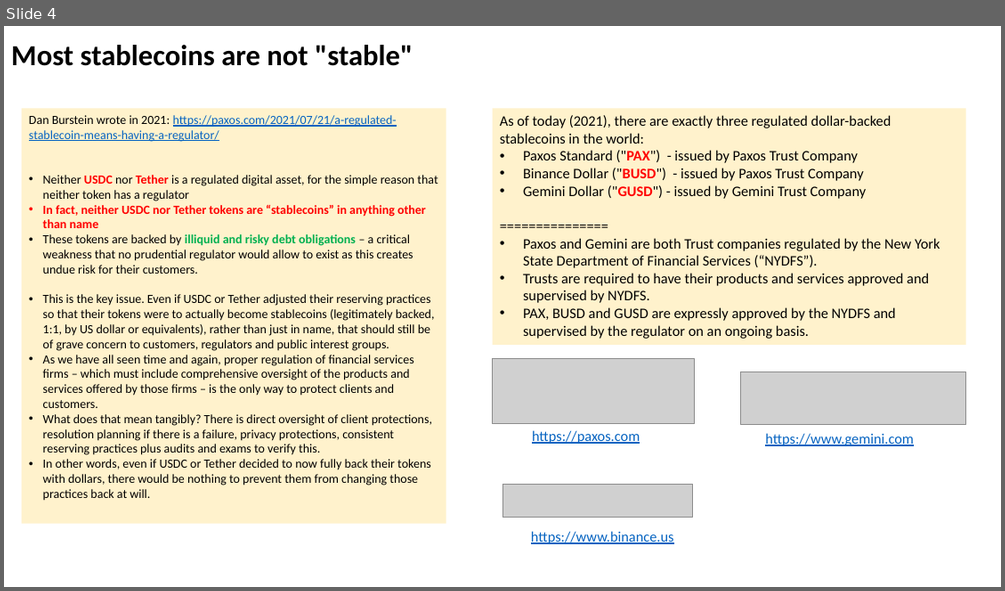
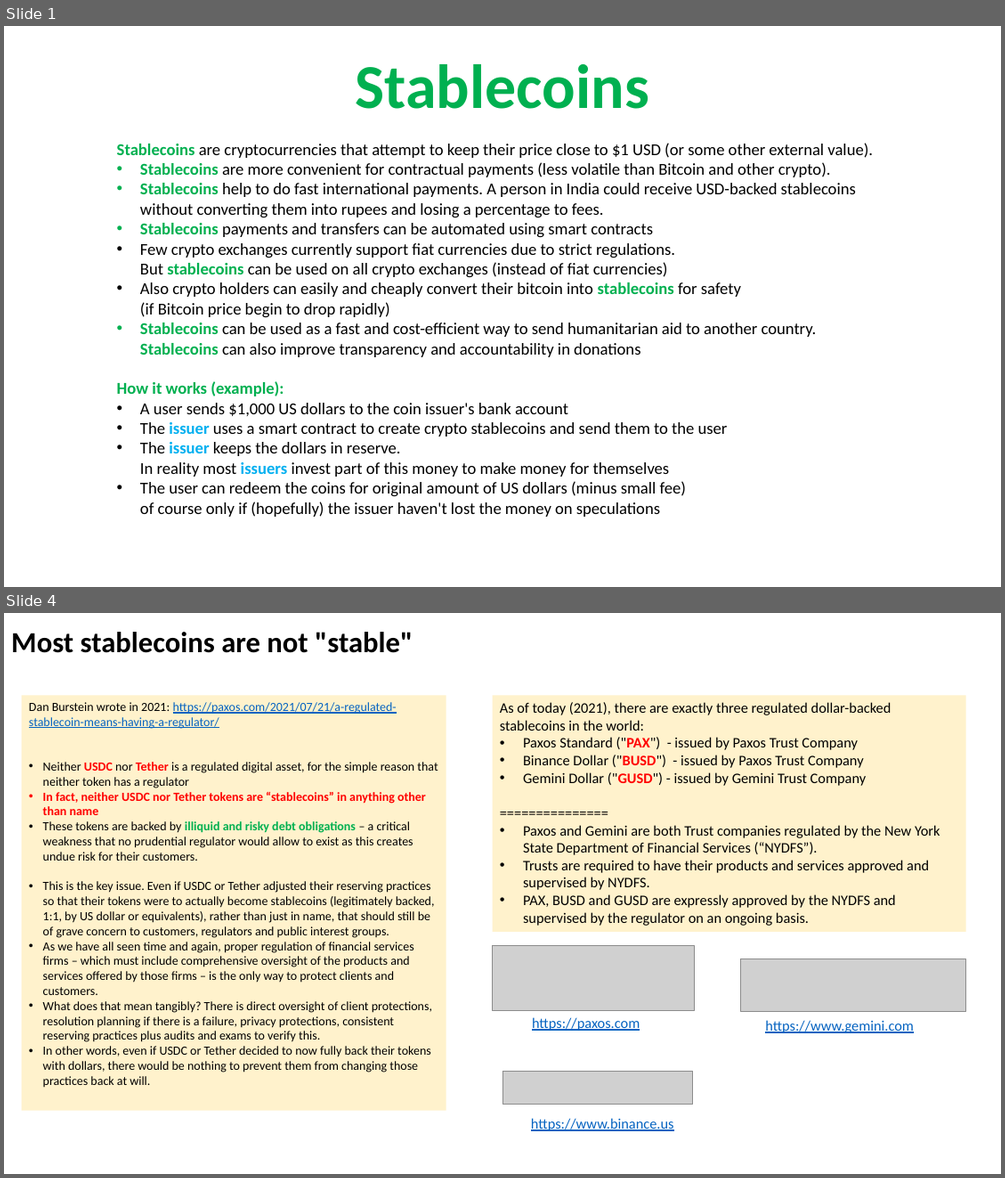
Before and after one commit to lselector/crypto, a slide deck: crypto_04_stable_coins.pptx. Shown one above the other, each under a label of ours: slide 4 before the commit, slides 1 and 4 after it; the slides between them are not shown. The pictures are 1005x591 and 1005x1178 pixels, drawn with LibreOffice and Linux fonts; fonts in the diff are those of the drawing; grey boxes stand for pictures. Boxes give left, top, right and bottom in pixels: in the first picture for what was removed or moved away, otherwise in the second. Text is boxed around its words. In the diff, an @@ line names an element or a change of style, - is before the commit and + after.

```diff
--- a/crypto_04_stable_coins.pptx
+++ b/crypto_04_stable_coins.pptx
@@ slide 1 added at bbox=[4, 26, 1001, 587], background #FFFFFF @@
@@ text added at bbox=[356, 64, 649, 109], 60 pt, text #00B050, bold @@
+Stablecoins
@@ text added at bbox=[117, 143, 873, 516], 16 pt, text #000000 @@
+Stablecoins are cryptocurrencies that attempt to keep their price close to $1 USD (or some other external value).
+• Stablecoins are more convenient for contractual payments (less volatile than Bitcoin and other crypto).
+• Stablecoins help to do fast international payments. A person in India could receive USD-backed stablecoins without converting them into rupees and losing a percentage to fees.
+• Stablecoins payments and transfers can be automated using smart contracts
+• Few crypto exchanges currently support fiat currencies due to strict regulations.
+  But stablecoins can be used on all crypto exchanges (instead of fiat currencies)
+• Also crypto holders can easily and cheaply convert their bitcoin into stablecoins for safety
+  (if Bitcoin price begin to drop rapidly)
+• Stablecoins can be used as a fast and cost-efficient way to send humanitarian aid to another country.
+  Stablecoins can also improve transparency and accountability in donations
+How it works (example):
+• A user sends $1,000 US dollars to the coin issuer's bank account
+• The issuer uses a smart contract to create crypto stablecoins and send them to the user
+• The issuer keeps the dollars in reserve.
+  In reality most issuers invest part of this money to make money for themselves
+• The user can redeem the coins for original amount of US dollars (minus small fee)
+  of course only if (hopefully) the issuer haven't lost the money on speculations
```
Also in this commit, not shown: 5 slides changed, 4 other slides added, 1 slide removed.
